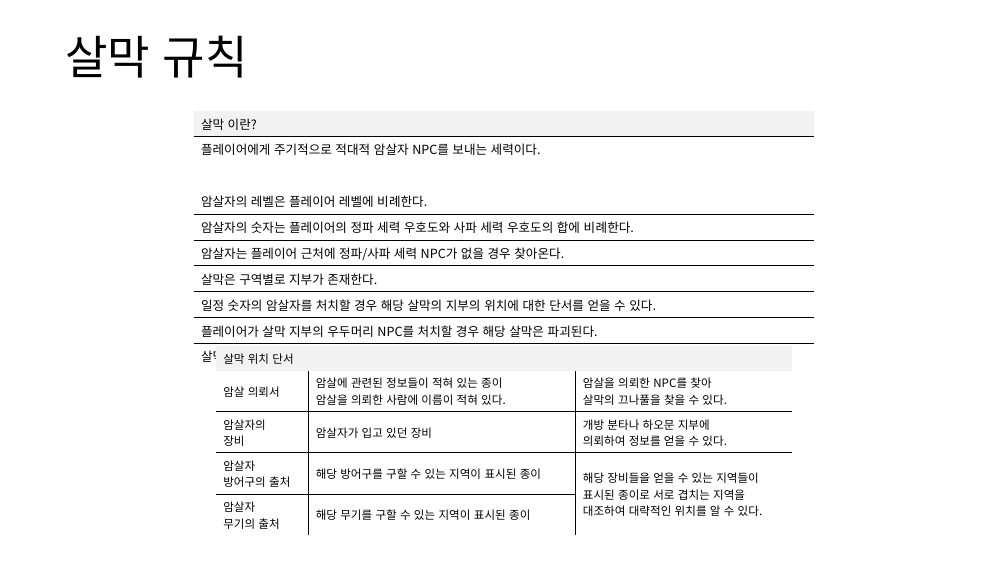
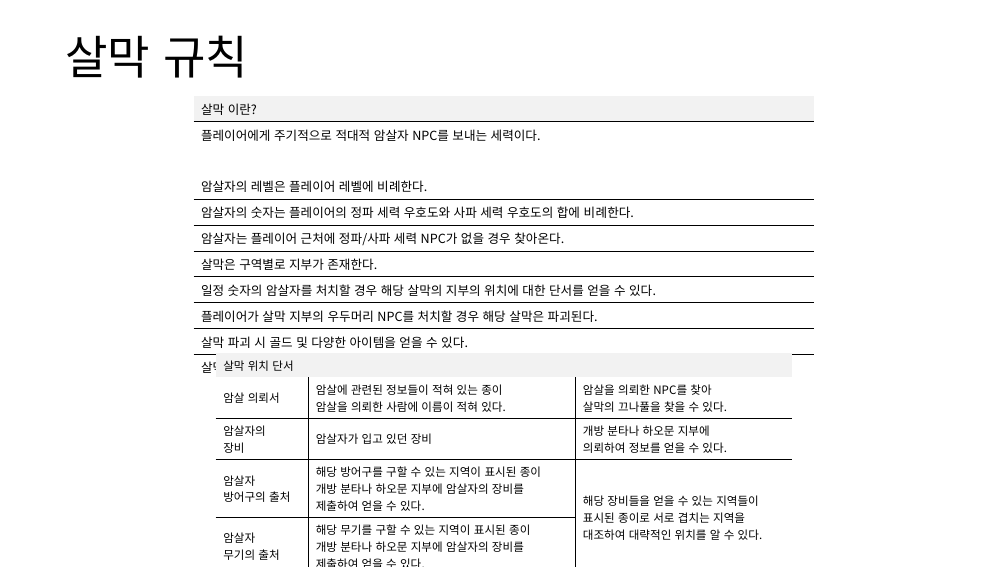
Before and after one commit to yjk0401/unityenginebasic_9th, a slide deck: slide 11 of 기획/방랑엽사전/세력 시스템 기획서.pptx (slide 12 before the commit). Drawn at 1008x567 pixels with LibreOffice and Linux fonts; fonts in the diff are those of the drawing. Boxes give left, top, right and bottom in pixels: in the first picture for what was removed or moved away, otherwise in the second. Text is boxed around its words. In the diff, an @@ line names an element or a change of style, - is before the commit and + after.

```diff
--- a/기획/방랑엽사전/세력 시스템 기획서.pptx
+++ b/기획/방랑엽사전/세력 시스템 기획서.pptx
@@ table at [194, 96, 814, 457] @@
-row 10: 살막 파괴시 골드 및 다양한 아이템을 얻을 수 있다.
+row 10: 살막 파괴 시 골드 및 다양한 아이템을 얻을 수 있다.
+row 11: 살막 파괴 후 일정 시간이 지날 경우 해당 지역의 무작위 장소에 새로운 살막 지부가 생성된다.
@@ table: place and size @@
-table at [194, 110, 814, 504]
+table at [194, 96, 814, 457]
@@ table at [216, 353, 792, 564] @@
-row 4, column 2: 해당 방어구를 구할 수 있는 지역이 표시된 종이
+row 4, column 2: 해당 방어구를 구할 수 있는 지역이 표시된 종이 / 개방 분타나 하오문 지부에 암살자의 장비를 / 제출하여 얻을 수 있다.
-row 5, column 2: 해당 무기를 구할 수 있는 지역이 표시된 종이
+row 5, column 2: 해당 무기를 구할 수 있는 지역이 표시된 종이 / 개방 분타나 하오문 지부에 암살자의 장비를 / 제출하여 얻을 수 있다.
@@ table: place and size @@
-table at [216, 346, 792, 533]
+table at [216, 353, 792, 564]
```
Also in this commit, not shown: 4 other slides changed, 1 slide removed, 4 other files.
